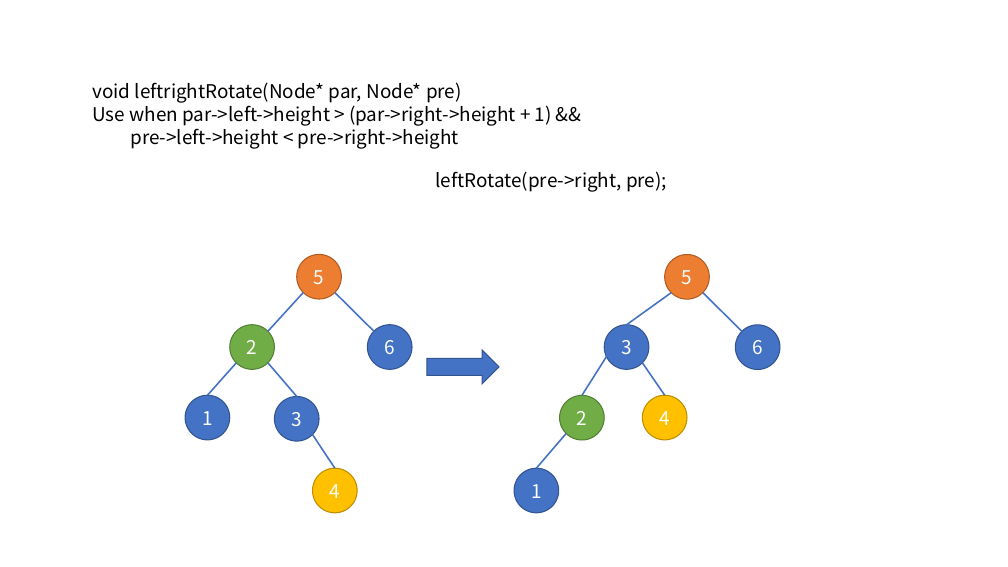
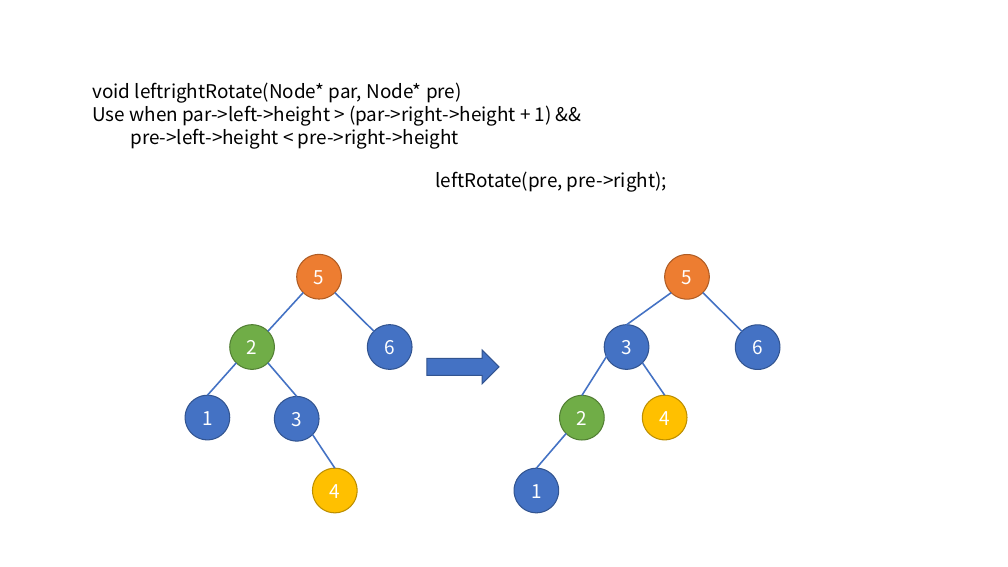
Before and after one commit to blacksea3/C--STL-test, a slide deck: slide 15 of other/CppAlgs/AVLtree.pptx. Drawn at 1008x567 pixels with LibreOffice and Linux fonts; fonts in the diff are those of the drawing. Boxes give left, top, right and bottom in pixels: in the first picture for what was removed or moved away, otherwise in the second. Text is boxed around its words. In the diff, an @@ line names an element or a change of style, - is before the commit and + after.

```diff
--- a/other/CppAlgs/AVLtree.pptx
+++ b/other/CppAlgs/AVLtree.pptx
@@ text at bbox=[436, 171, 667, 192]: text changed @@
-leftRotate(pre->right, pre);
+leftRotate(pre, pre->right);
```
Also in this commit, not shown: 11 other slides changed, 8 other files.
